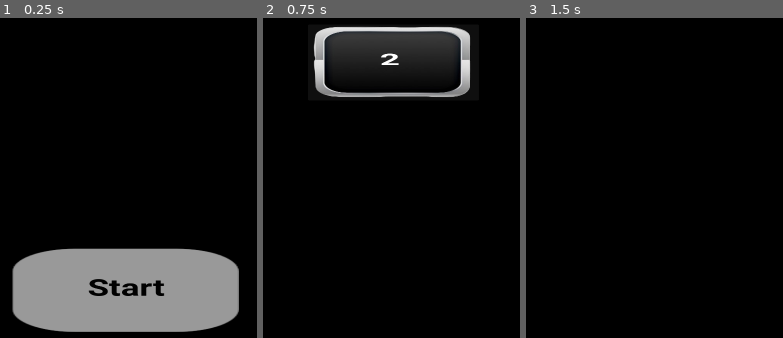
Above: before the commit, frames 1-3 (left to right).
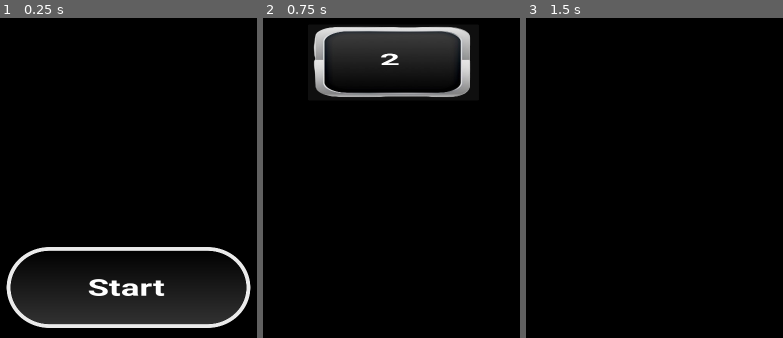
Above: after the commit, the same moments.

Repository: arjaxa/AP-V01
Game: Godot game, scene res://Scenes/app.tscn
The game is run twice, just before and just after one commit, with the same random seed, the same clock (stepped at 60 frames per second) and the same inputs.
Inputs:
- Up to frame 1 (0.25 s): no input
- Up to frame 2 (0.75 s): click "Start" at 0.5 s
- Up to frame 3 (1.5 s): click "2" at 1.25 s

The runs differ from the first frame. In frame 1, 23% of the frame differs, in the area x 2-98%, y 71-99%; in frame 2, nothing differs; in frame 3, nothing differs.

Commit message:
new button

Diff:
--- a/Scenes/main.tscn
+++ b/Scenes/main.tscn
@@ -30,7 +30,7 @@
 offset_right = 328.103
 offset_bottom = 250.5
 scale = Vector2(1, 1.46)
-theme_override_colors/font_color = Color(0, 0, 0, 1)
+theme_override_colors/font_color = Color(1, 1, 1, 1)
 theme_override_fonts/font = ExtResource("2_dbh0o")
 theme_override_font_sizes/font_size = 90
 text = "Start"
--- a/Scenes/start_button.tscn
+++ b/Scenes/start_button.tscn
@@ -1,6 +1,6 @@
 [gd_scene load_steps=2 format=3 uid="uid://bf8l0trl68x5n"]
 
-[ext_resource type="Texture2D" uid="uid://ut60rbpk60i0" path="res://ui/button-w.png" id="1_inqyf"]
+[ext_resource type="Texture2D" uid="uid://dxjlpxhpk5dja" path="res://ui/black-7252948_1280.webp" id="1_lhrt6"]
 
 [node name="Start Button" type="Button"]
 offset_right = 442.0
@@ -8,6 +8,6 @@
 scale = Vector2(1.16, 0.521739)
 
 [node name="Sprite2D" type="Sprite2D" parent="."]
-position = Vector2(216.379, 217.779)
-scale = Vector2(3.36901, 2.75251)
-texture = ExtResource("1_inqyf")
+position = Vector2(223.707, 202.208)
+scale = Vector2(0.492322, 1.05716)
+texture = ExtResource("1_lhrt6")
Binary file added: ui/black-7252948_1280.webp
Not shown, added: ui/black-7252948_1280.webp.import
